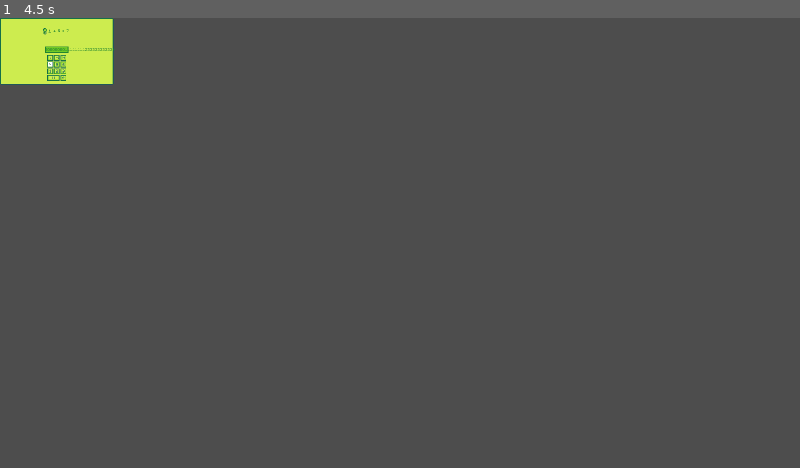
Above: before the commit, frame 1.
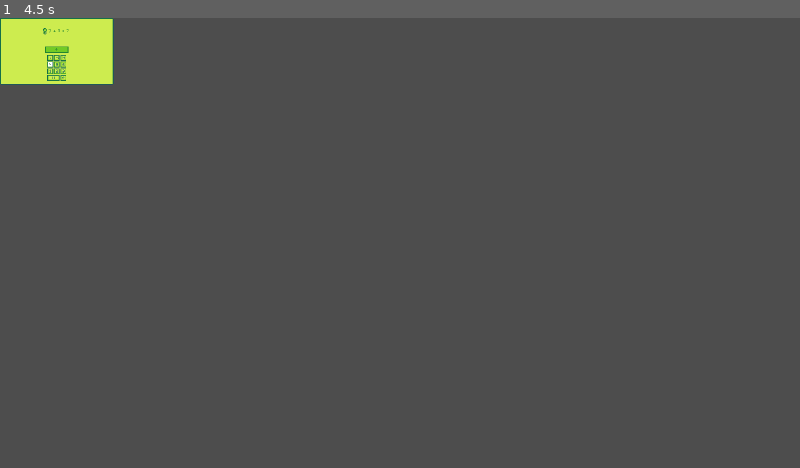
Above: after the commit, the same moment.

Repository: Matheuspimentell/Math-Hero
Game: Godot game, scene res://levels/time attack/password_screen.tscn
The game is run twice, just before and just after one commit, with the same random seed, the same clock (stepped at 60 frames per second) and the same inputs.
Inputs:
- Up to frame 1 (4.5 s): tap Enter (accept) at 0.5, 0.6, 1.25, 2, 2.75, 3.5, 4.25 s; hold Keypad 0 (number0) 0.53-1.28 s; hold D (move_right) 0.53-2.03 s; tap Space (jump) at 0.77, 1.52, 3.02, 3.77 s; tap Keypad 0 (number0) at 1.35 s; tap Keypad 1 (number1) at 1.55 s; hold A (move_left) 2.03-2.78 s; hold Keypad 1 (number1) 2.03-2.78 s; tap Keypad 2 (number2) at 2.3, 2.85 s; hold D (move_right) 2.78-4.28 s; tap Keypad 3 (number3) at 3.05 s; hold Keypad 3 (number3) 3.53-4.28 s; tap Keypad 4 (number4) at 3.8, 4.35 s; hold A (move_left) from 4.28 s (still down)

The runs differ from the first frame. In frame 1, less than 0.1% of the frame differs, in the area x 5-15%, y 2-8%.

Commit message:
Bug: Fixed input tracking bug, changed operation digit range

Diff:
--- a/levels/scripts/password_screen.gd
+++ b/levels/scripts/password_screen.gd
@@ -3,50 +3,58 @@
 var numpad: Dictionary
 @onready var question: RichTextLabel = $question
 @onready var password: Label = $passwordBox/password
-var sumGenerator = SumGenerator.new(null)
+var sumGenerator = SumGenerator.new('SEMEX2024')
+var operations: Array
+var currentOperation: Dictionary
 
 func _ready():
 	# Get reference to all numpad keys
 	var numpadKeys = self.find_child("numpad").get_children()
 	for key in numpadKeys:
 		numpad[key.name] = key
-	var operations: Array = sumGenerator.gen_one_digit_unrestricted(10)
-	print(operations)
-	question.append_text(set_question_style('%s + %s = ?' % [operations[0].a, operations[0].b]))
+	operations = sumGenerator.gen_one_digit_unrestricted(10)
+	currentOperation = operations[0]
+	question.append_text(set_question_style('%s + %s = ?' % [currentOperation.a, currentOperation.b]))
 
 func _input(_event):
-	if Input.is_action_pressed("number0"):
+	if Input.is_action_just_pressed("number0"):
 		numpad["0"].click()
 		password.text += "0"
-	elif Input.is_action_pressed("number1"):
+	elif Input.is_action_just_pressed("number1"):
 		numpad["1"].click()
 		password.text += "1"
-	elif Input.is_action_pressed("number2"):
+	elif Input.is_action_just_pressed("number2"):
 		numpad["2"].click()
 		password.text += "2"
-	elif Input.is_action_pressed("number3"):
+	elif Input.is_action_just_pressed("number3"):
 		numpad["3"].click()
 		password.text += "3"
-	elif Input.is_action_pressed("number4"):
+	elif Input.is_action_just_pressed("number4"):
 		numpad["4"].click()
 		password.text += "4"
-	elif Input.is_action_pressed("number5"):
+	elif Input.is_action_just_pressed("number5"):
 		numpad["5"].click()
 		password.text += "5"
-	elif Input.is_action_pressed("number6"):
+	elif Input.is_action_just_pressed("number6"):
 		numpad["6"].click()
 		password.text += "6"
-	elif Input.is_action_pressed("number7"):
+	elif Input.is_action_just_pressed("number7"):
 		numpad["7"].click()
 		password.text += "7"
-	elif Input.is_action_pressed("number8"):
+	elif Input.is_action_just_pressed("number8"):
 		numpad["8"].click()
 		password.text += "8"
-	elif Input.is_action_pressed("number9"):
+	elif Input.is_action_just_pressed("number9"):
 		numpad["9"].click()
 		password.text += "9"
-	elif Input.is_action_pressed("backspace"):
+	elif Input.is_action_just_pressed("backspace"):
 		numpad["backspace"].click()
+	elif Input.is_action_just_pressed("accept"):
+		if str(currentOperation.res) == password.text:
+			print('correct answer')
+		else:
+			print('wrong answer')
+			password.text = ''
 
 func set_question_style(text: String):
 	return "[center][color=#238531][wave amp=15 freq=2]%s[/wave][/color][/center]" % text
--- a/models/operations/sum/sum_generator.gd
+++ b/models/operations/sum/sum_generator.gd
@@ -1,5 +1,5 @@
+@tool
 class_name SumGenerator
-
 var rng = RandomNumberGenerator.new()
 var ascii = 'abcdefghijklmnopqrstuvwxyzABCDEFGHIJKLMNOPQRSTUVWXYZ0123456789'
 
@@ -23,8 +23,8 @@
 	var operations: Array = [];
 
 	for x in range(quantity):
-		var a = self.rng.randi_range(0,10)
-		var b = self.rng.randi_range(0,10)
+		var a = self.rng.randi_range(0,9)
+		var b = self.rng.randi_range(0,9)
 		var res = a+b
 		operations.append({ 'a': a, 'b': b, 'res': res })
 
